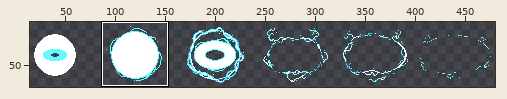
Two versions of one sprite sheet, patman/batman/images/chargeexplosion.png. The picture above shows the old version from afar; the outline marks the close-up.
Close-up. As it was:
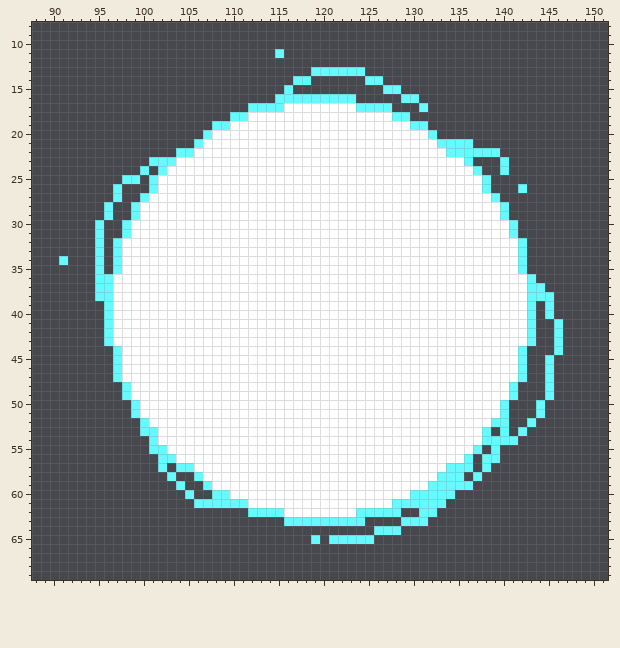
The file is 480x80 pixels. Shown: x 88..151, y 8..69. The wide view leaves out empty margins. The commit also changed other parts of the picture, which this record leaves out.
After:
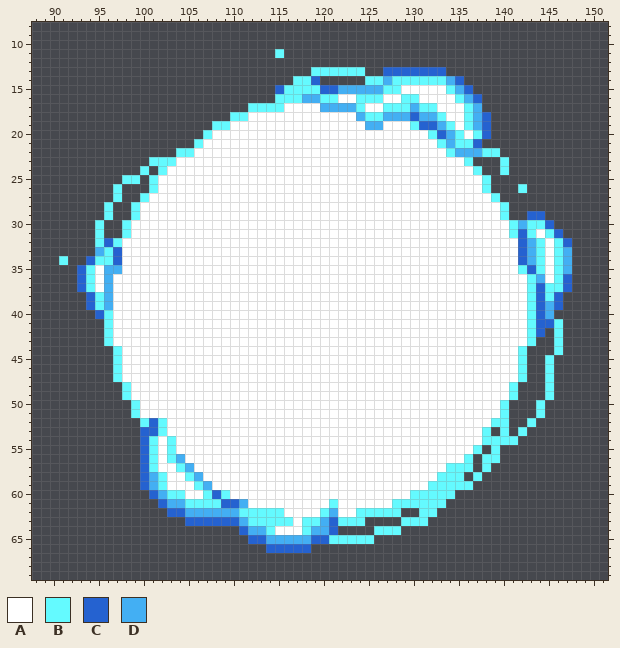
Palette (. is transparent): A #ffffff  B #64faff  C #2562d0  D #43aff3
Change:
y 13: x 127..133 ....... -> CCCCCCC
y 14: x 119 . -> C; x 127..135 ......... -> DBBBBBBDC
y 15: x 115 . -> C; x 117..126 .......... -> BBBCCDDDDD; x 129..136 ........ -> AAAAABDC
y 16: x 118..119 BB -> DD; x 122..128 BB..... -> AABBBAA; x 131..137 ....... -> AAAABDC
y 17: x 120..123 AAAA -> DDDD; x 125..126 BB -> AA; x 128..130 ... -> BBD; x 132..137 ...... -> BAAABD
y 18: x 124..138 AAAABB......... -> DBBDDDCDDBAABDC
y 19: x 125..126 AA -> DD; x 131..138 B....... -> CCDBABDC
y 20: x 133..138 ...... -> CDBABC
y 21: x 134 B -> D; x 137 . -> C
y 22: x 135..137 BBB -> DDD
y 29: x 143..144 .. -> CC
y 30: x 142..145 .... -> DBBC
y 31: x 142..146 ..... -> CBABC
y 32: x 96 . -> C; x 142..147 B..... -> CDBABC
y 33: x 95..97 B.B -> DBC; x 142..147 B..... -> CDBABD
y 34: x 94 . -> C; x 96..97 .B -> BC; x 142..147 B..... -> CDBABD
y 35: x 93..97 ..B.B -> CBADD; x 143..147 ..... -> CBABD
y 36: x 93..96 ..BB -> CBAD; x 144..147 .... -> DABC
y 37: x 93..96 ..BB -> CBAD; x 144..147 B... -> CBBC
y 38: x 94 . -> C; x 96 B -> D; x 144 B -> C; x 146 . -> C
y 39: x 94..96 ..B -> CBD; x 144..146 .B. -> CDC
y 40: x 95 . -> C; x 144..145 .B -> CD
y 41: x 144..145 .. -> CC
y 42: x 144 . -> C
y 52: x 101..102 AA -> CB
y 53: x 100..102 BBA -> CCB
y 54: x 100 . -> C; x 103 A -> B
y 55: x 100 . -> C; x 102..103 BA -> AB
y 56: x 100..102 ..B -> CBA; x 104 A -> D
y 57: x 100..103 ..B. -> CBAA; x 105 B -> D
y 58: x 100..106 ...B..B -> CDBAABD
y 59: x 100..107 ....B..B -> CDBAAABD
y 60: x 101..108 ....B..B -> CDBBAABC
y 61: x 102..105 .... -> CDDB; x 109..111 BBB -> CCD; x 121 A -> B
y 62: x 103..111 ......... -> CCDDDDDDB; x 120..121 AA -> BD
y 63: x 105..115 ........... -> CCCCCCDBBBB; x 117 B -> A; x 120..121 BB -> DC
y 64: x 111..121 ........... -> CDDBAAABDDC
y 65: x 112..120 .......B. -> CCDDDDDCC
y 66: x 114..118 ..... -> CCCCC
Boxes around the changes in both close-ups, in picture pixels (x1, y1, x2, y2):
changed: (275, 67, 491, 157)
changed: (518, 211, 572, 337)
changed: (77, 238, 122, 319)
changed: (140, 418, 338, 553)
